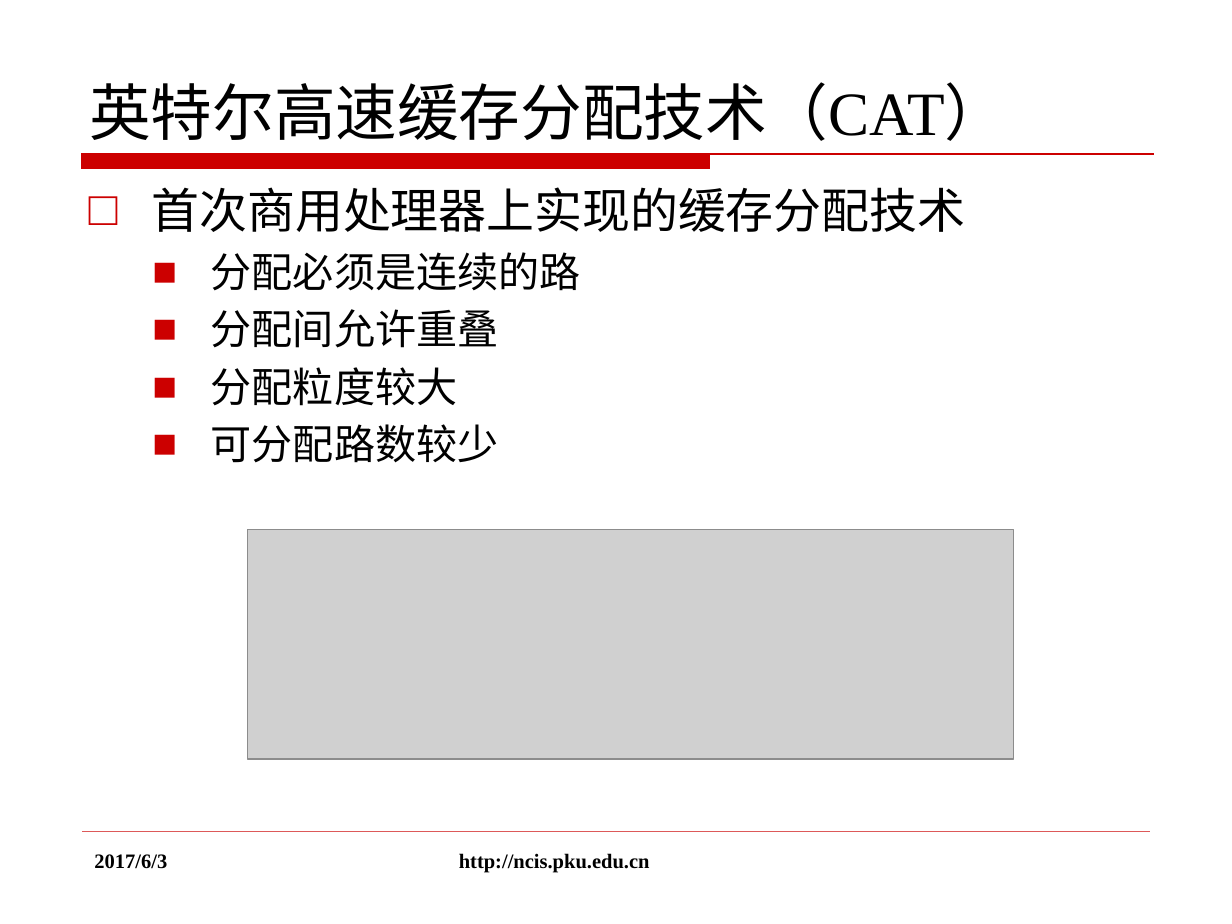
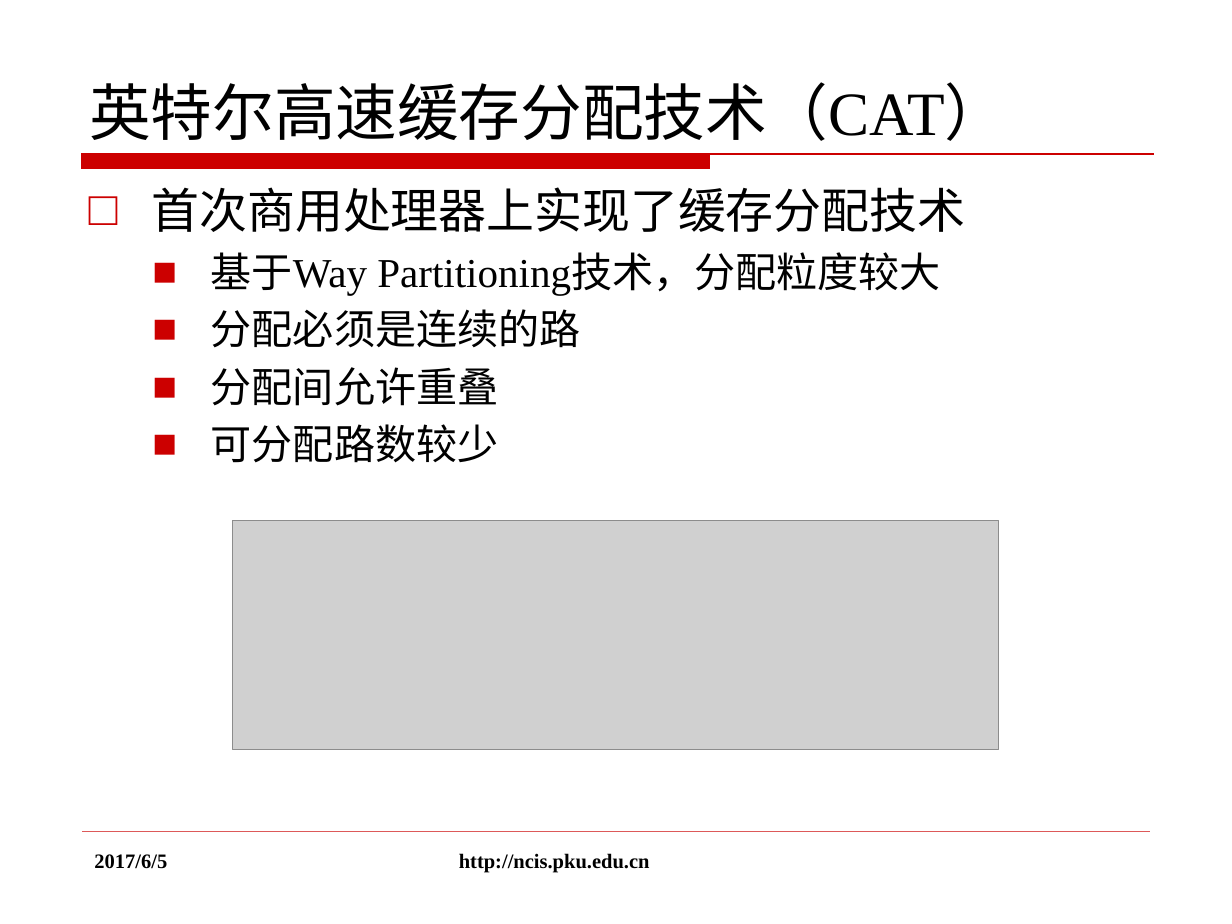
Before and after one commit to rogerhzh/thesis, a slide deck: slide 6 of 黄子翚答辩.pptx. Drawn at 1232x924 pixels with LibreOffice and Linux fonts; fonts in the diff are those of the drawing; grey boxes stand for pictures; background and template pictures are left out. Boxes give left, top, right and bottom in pixels: in the first picture for what was removed or moved away, otherwise in the second. Text is boxed around its words. In the diff, an @@ line names an element or a change of style, - is before the commit and + after.

```diff
--- a/黄子翚答辩.pptx
+++ b/黄子翚答辩.pptx
@@ text at (x1=152, y1=187, x2=965, y2=296): text changed; size 28 to 24 pt @@
-□ 首次商用处理器上实现的缓存分配技术
+□ 首次商用处理器上实现了缓存分配技术
+  ■ 基于Way Partitioning技术，分配粒度较大
@@ text at (x1=211, y1=367, x2=457, y2=406): paragraph removed @@
-  ■ 分配粒度较大
@@ picture moved from (x1=248, y1=530, x2=1014, y2=759) to (x1=232, y1=520, x2=998, y2=749) @@
@@ text at (x1=94, y1=854, x2=167, y2=869): text changed @@
-2017/6/3
+2017/6/5
```
Also in this commit, not shown: 31 other slides changed, 1 slide added, 6 other files.
